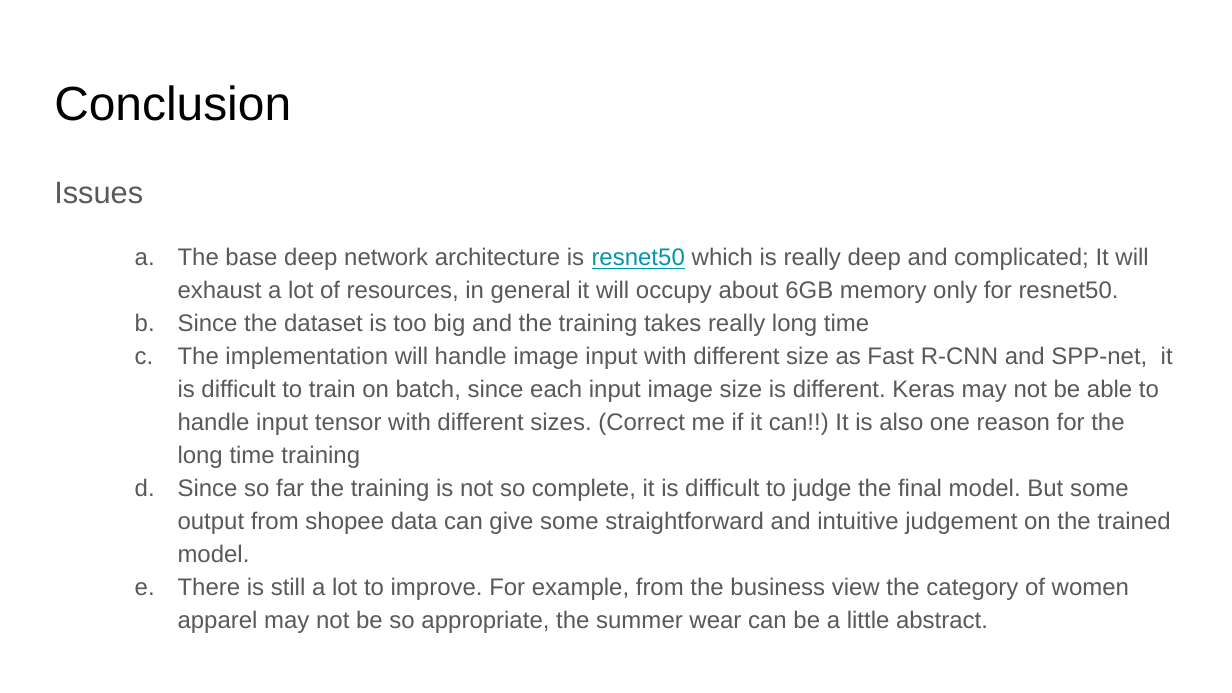
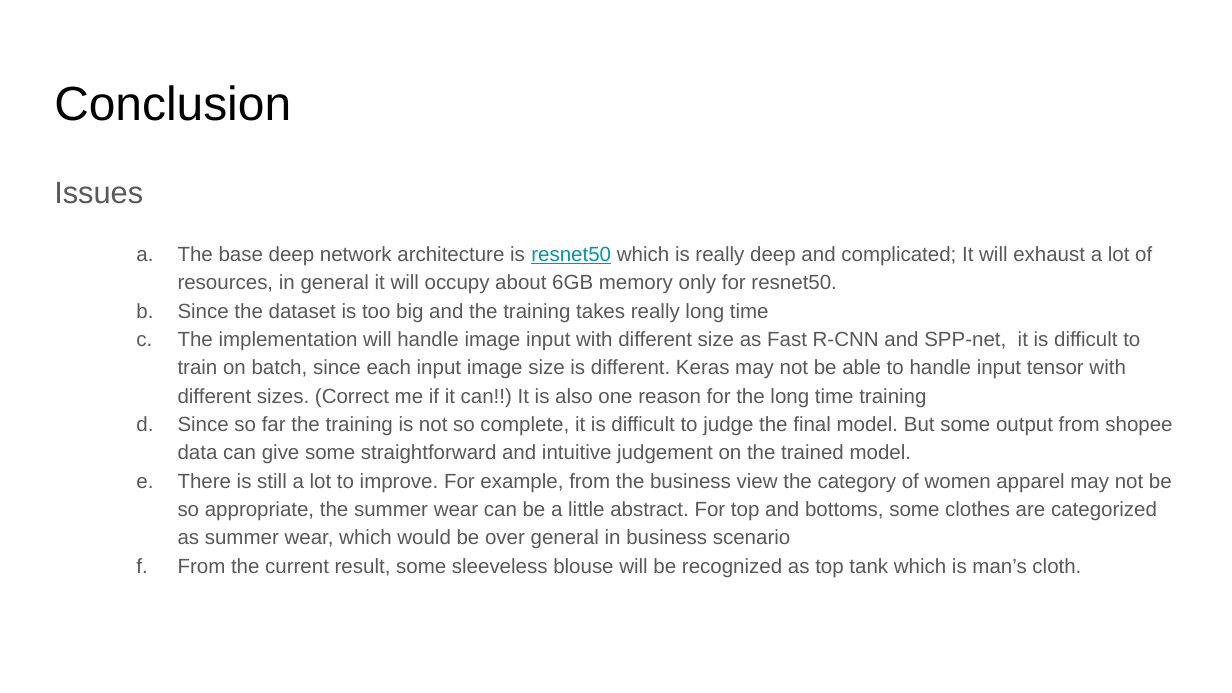
Before and after one commit to kwkwvenusgod/Shopee_ObjectDetection, a slide deck: slide 15 of report/Object-Detection-for-Shopee-Data.pptx (slide 13 before the commit). Drawn at 1232x693 pixels with LibreOffice and Linux fonts; fonts in the diff are those of the drawing. Boxes give left, top, right and bottom in pixels: in the first picture for what was removed or moved away, otherwise in the second. Text is boxed around its words. In the diff, an @@ line names an element or a change of style, - is before the commit and + after.

```diff
--- a/report/Object-Detection-for-Shopee-Data.pptx
+++ b/report/Object-Detection-for-Shopee-Data.pptx
@@ text at (178, 246, 1172, 464): size 14 to 12 pt in "The base deep network architecture is resnet50 ...", "Since the dataset is too big and ...", "The implementation will handle image input with ...", "Since so far the training is not ..."; indent changed @@
@@ text at (178, 473, 1172, 578): text changed; size 14 to 12 pt @@
-  e. There is still a lot to improve. For example, from the business view the category of women apparel may not be so appropriate, the summer wear can be a little abstract.
+  e. There is still a lot to improve. For example, from the business view the category of women apparel may not be so appropriate, the summer wear can be a little abstract. For top and bottoms, some clothes are categorized as summer wear, which would be over general in business scenario
+  f. From the current result, some sleeveless blouse will be recognized as top tank which is man’s cloth.
```
Also in this commit, not shown: 3 other slides changed, 2 slides added, 1 other file.
